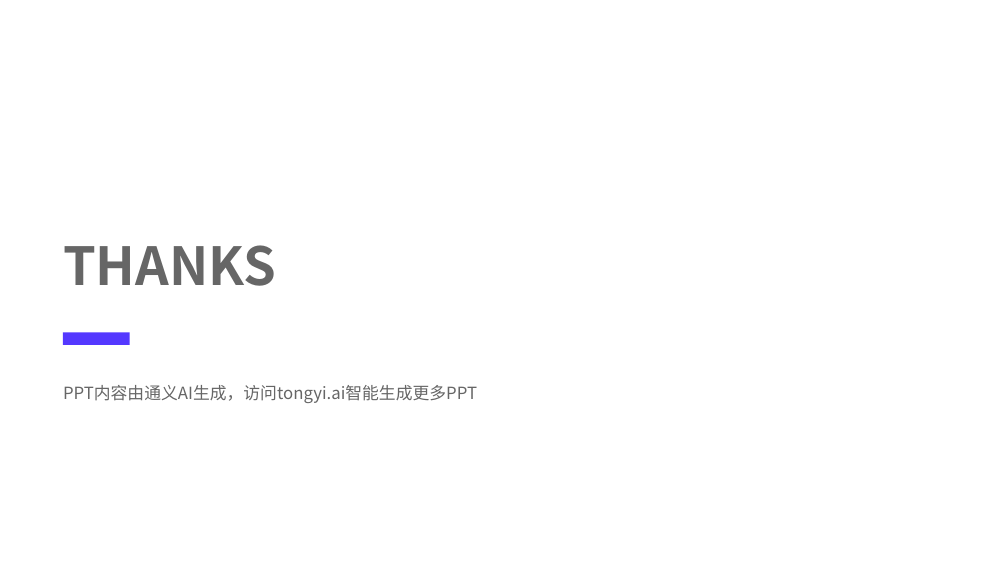
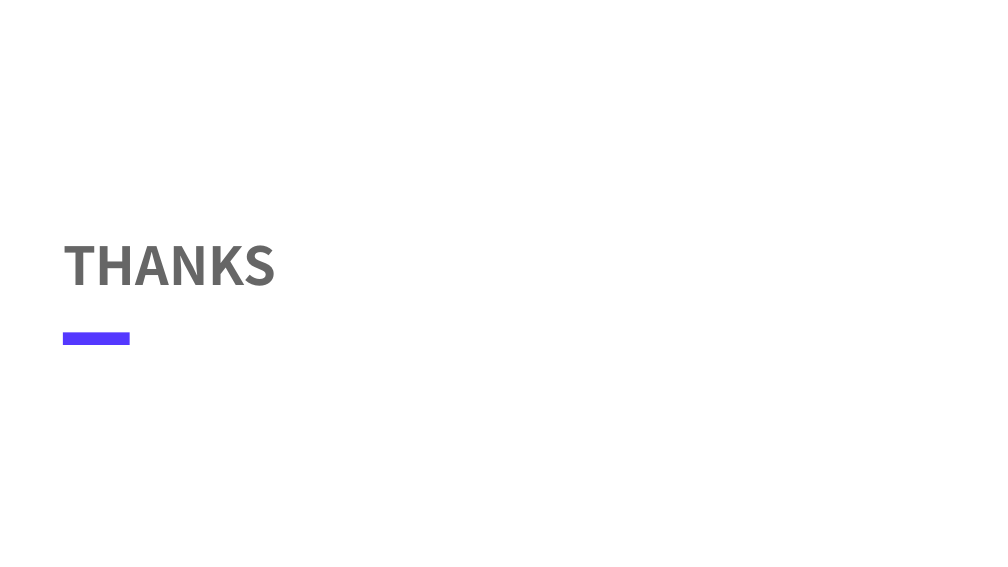
Before and after one commit to anymore131/mini-erp, a slide deck: slide 21 of 基于Spring Cloud的小型ERP系统设计.pptx. Drawn at 1008x567 pixels with LibreOffice and Linux fonts; fonts in the diff are those of the drawing; background and template pictures are left out. Boxes give left, top, right and bottom in pixels: in the first picture for what was removed or moved away, otherwise in the second. Text is boxed around its words. In the diff, an @@ line names an element or a change of style, - is before the commit and + after.

Commit message:
ppt

```diff
--- a/基于Spring Cloud的小型ERP系统设计.pptx
+++ b/基于Spring Cloud的小型ERP系统设计.pptx
@@ text removed at box(63, 385, 477, 403) @@
-PPT内容由通义AI生成，访问tongyi.ai智能生成更多PPT
```
Also in this commit, not shown: 11 other slides changed, 9 slides added, 9 slides removed.
